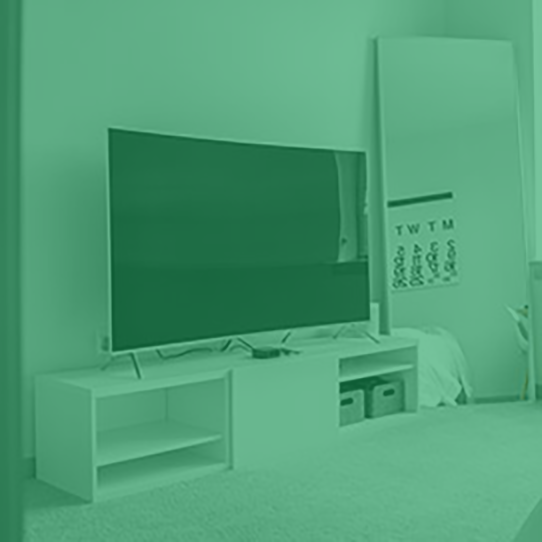
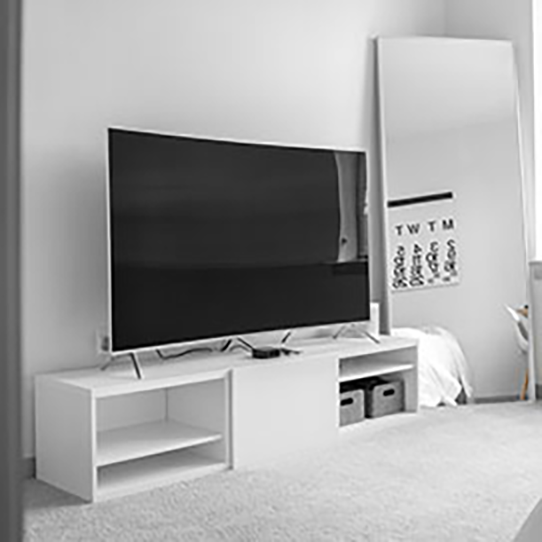
The second 542x542 image is a revision of the first. Changes to its layers:
hid "Слой 1" over left=0, top=0, right=542, bottom=542
